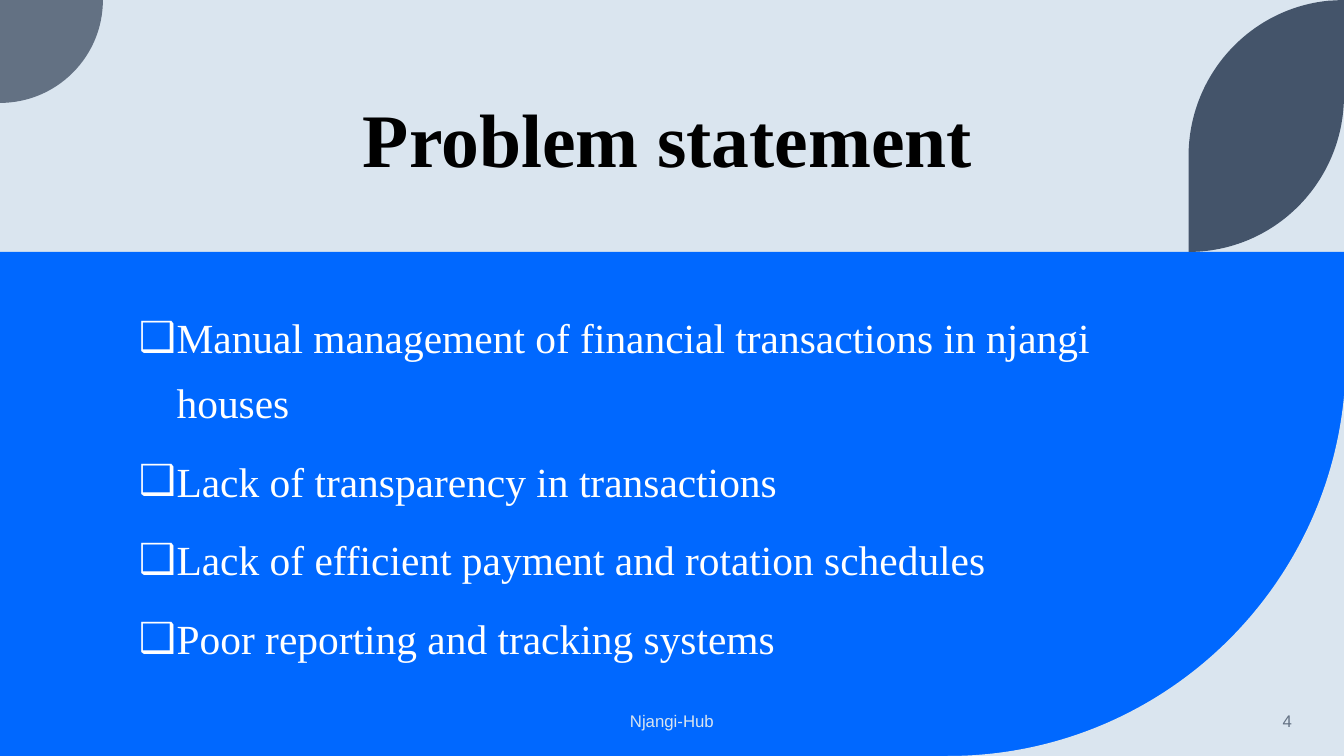
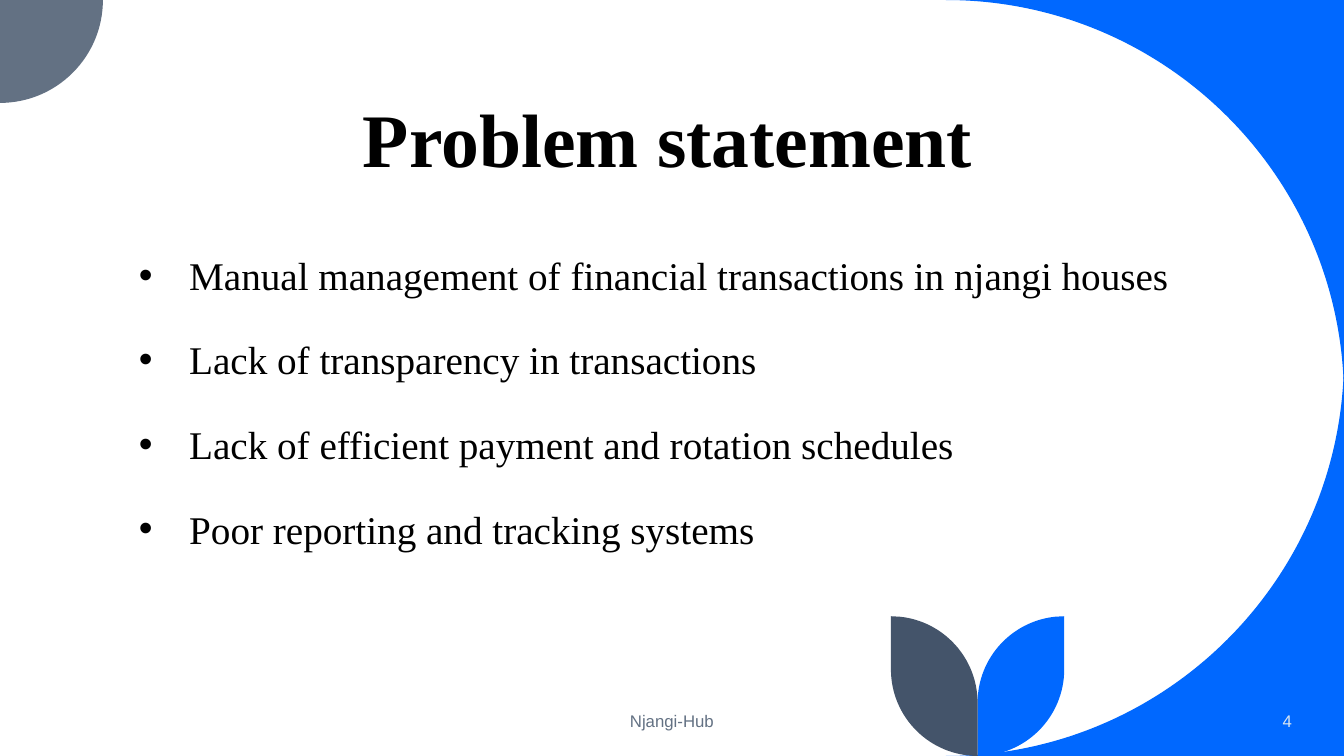
Before and after one commit to Fuangi/Landmark-njangi-hub, a slide deck: slide 4 of njangi.pptx. Drawn at 1344x756 pixels with LibreOffice and Linux fonts; fonts in the diff are those of the drawing. Boxes give left, top, right and bottom in pixels: in the first picture for what was removed or moved away, otherwise in the second. Text is boxed around its words. In the diff, an @@ line names an element or a change of style, - is before the commit and + after.

```diff
--- a/njangi.pptx
+++ b/njangi.pptx
@@ background #DAE5EF to #FFFFFF @@
@@ freeform shape added at [946, 0, 1344, 398], fill #0068FF @@
@@ freeform shape removed at [1189, 0, 1344, 252] @@
@@ text "Manual management of financial transactions ...": place and size @@
-text "Manual management of financial transactions ..." at [177, 324, 1089, 662]
+text "Manual management of financial transactions ..." at [189, 262, 1169, 551]
@@ text "Manual management of financial transactions ..." at [189, 262, 1169, 551]: size 29.6 to 28 pt, text colour #FFFFFF to #000000; bullet ❑ to •; line spacing 1.3 to 1.5 @@
@@ rectangle removed at [0, 252, 1344, 756] @@
@@ freeform shape at [946, 358, 1344, 756]: fill #DAE5EF to #0068FF; outline redrawn @@
@@ freeform shape added at [892, 617, 979, 756], fill #44546A @@
@@ freeform shape added at [979, 617, 1065, 756], fill #0068FF @@
@@ text "Njangi-Hub" at [630, 715, 714, 731]: text colour #DAE5EF to #637183 @@
@@ page number at [1283, 715, 1292, 727]: text colour #637183 to #DAE5EF @@
```
Also in this commit, not shown: 2 other slides changed, 5 slides added, 1 other file.
